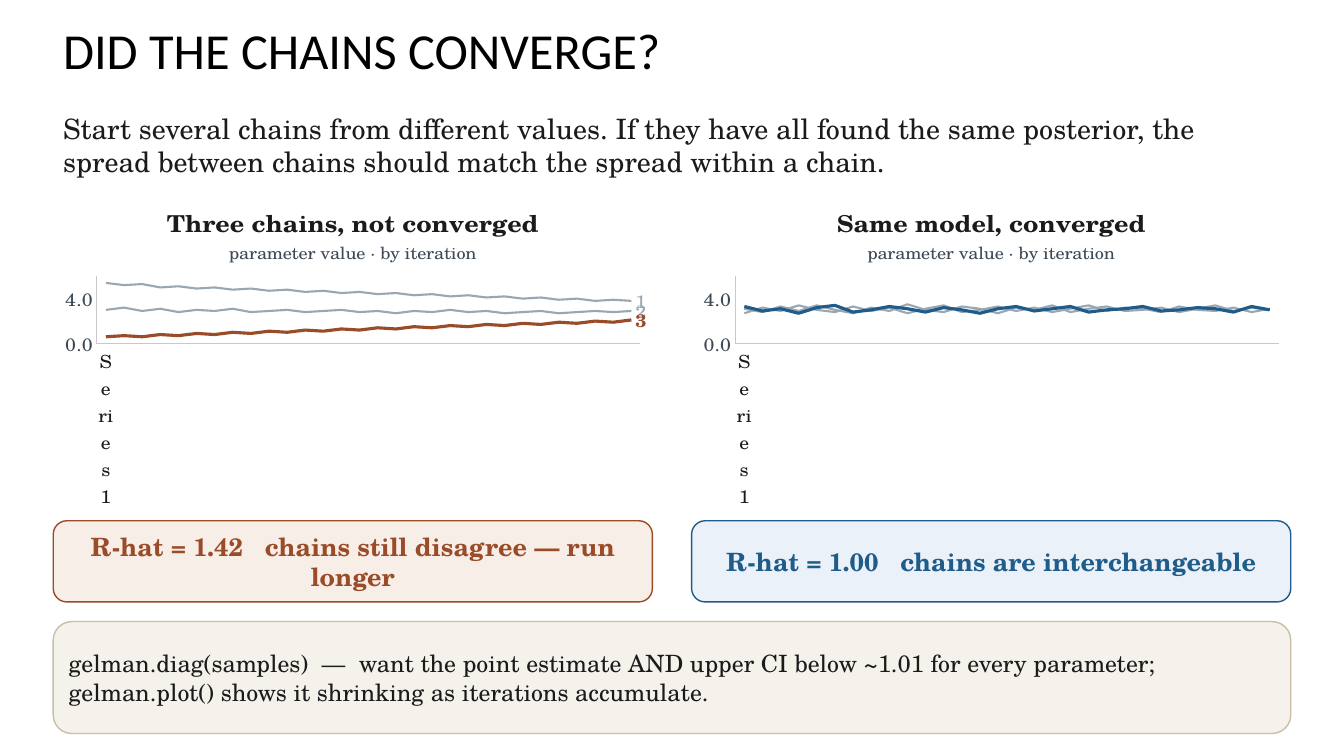
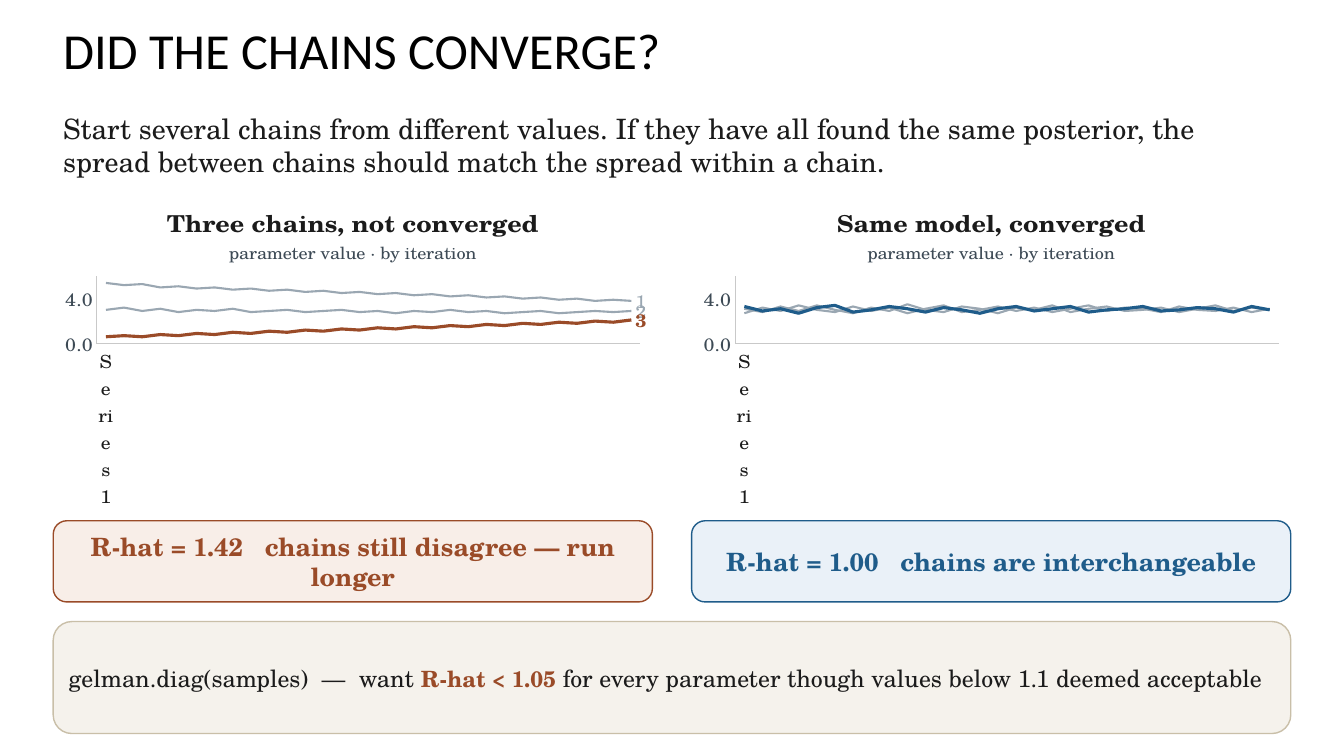
Before and after one commit to taaltree/FW536, a slide deck: slide 7 of Day5_BayesII/FW536_Day5_BayesII.pptx. Drawn at 1344x756 pixels with LibreOffice and Linux fonts; fonts in the diff are those of the drawing. Boxes give left, top, right and bottom in pixels: in the first picture for what was removed or moved away, otherwise in the second. Text is boxed around its words. In the diff, an @@ line names an element or a change of style, - is before the commit and + after.

```diff
--- a/Day5_BayesII/FW536_Day5_BayesII.pptx
+++ b/Day5_BayesII/FW536_Day5_BayesII.pptx
@@ text in rounded rectangle at (x1=69, y1=669, x2=1262, y2=692): text changed @@
-gelman.diag(samples) — want the point estimate AND upper CI below ~1.01 for every parameter; gelman.plot() shows it shrinking as iterations accumulate.
+gelman.diag(samples) — want R-hat < 1.05 for every parameter though values below 1.1 deemed acceptable
```
Also in this commit, not shown: 3 other slides changed, 5 other files.
